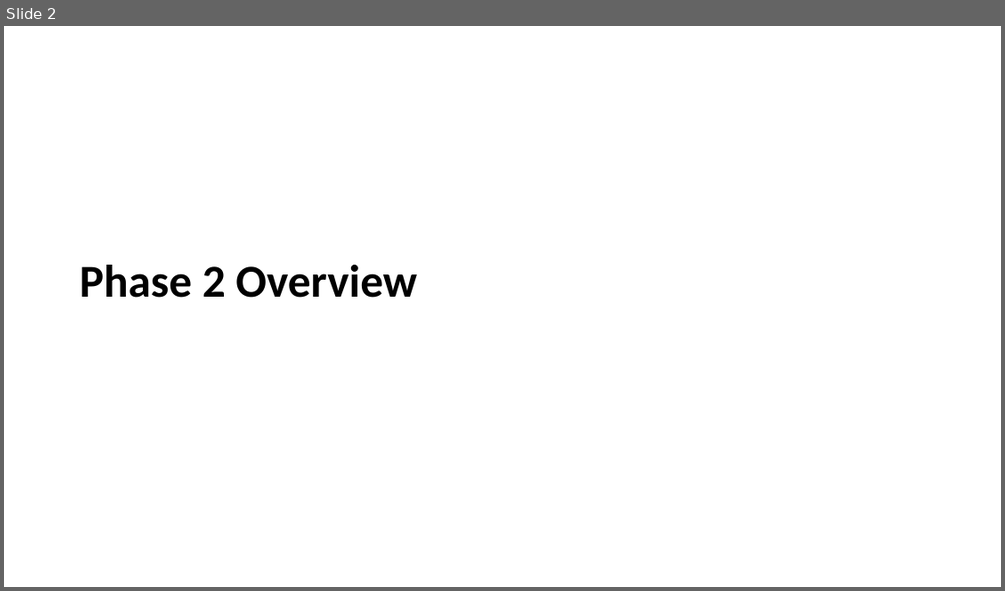
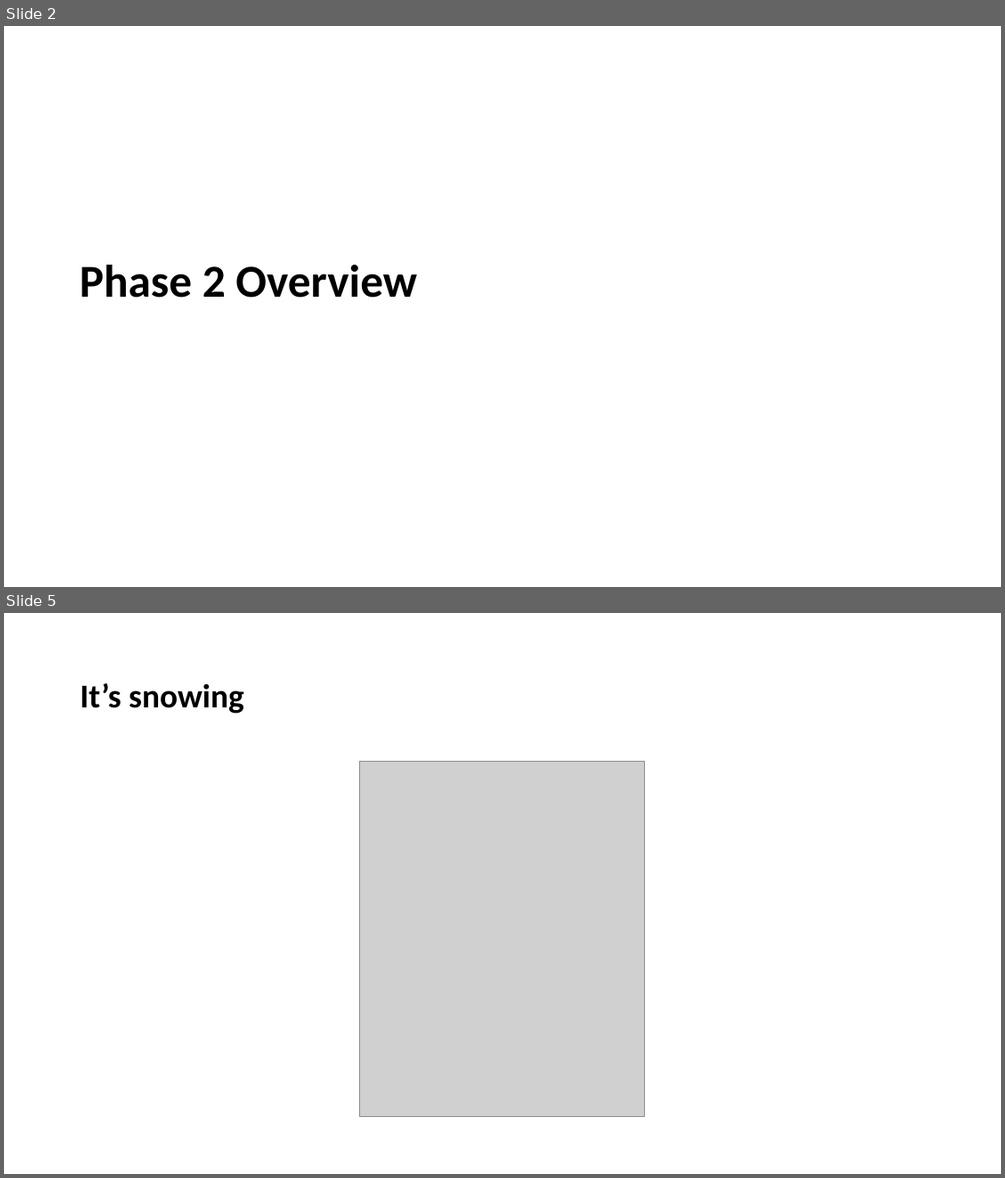
Before and after one commit to LittleMonkeyLab/PS52007Dslides, a slide deck: _site/lectures/Lecture10/Lecture10.pptx. Shown one above the other, each under a label of ours: slide 2 before the commit, slides 2 and 5 after it; the slides between them are not shown. The pictures are 1005x591 and 1005x1178 pixels, drawn with LibreOffice and Linux fonts; fonts in the diff are those of the drawing; grey boxes stand for pictures; background and template pictures are left out. Boxes give left, top, right and bottom in pixels: in the first picture for what was removed or moved away, otherwise in the second. Text is boxed around its words. In the diff, an @@ line names an element or a change of style, - is before the commit and + after.

```diff
--- a/_site/lectures/Lecture10/Lecture10.pptx
+++ b/_site/lectures/Lecture10/Lecture10.pptx
@@ slide 5 added at (4,613,1001,1174), background #FFFFFF @@
@@ title added at (80,683,244,714), 32 pt, text #000000, bold @@
+It’s snowing
@@ picture added at (359,762,645,1117) @@
```
Also in this commit, not shown: 9 slides changed, 5 other slides added, 10 other files.
